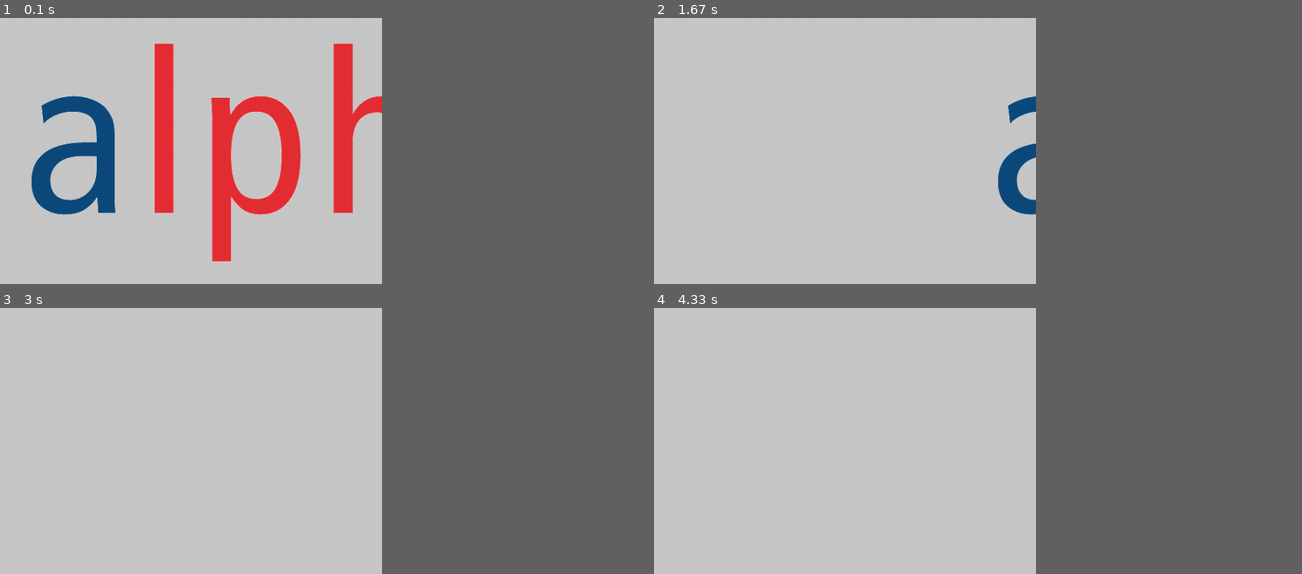
Above: before the commit, frames 1-4 (two rows, left to right).
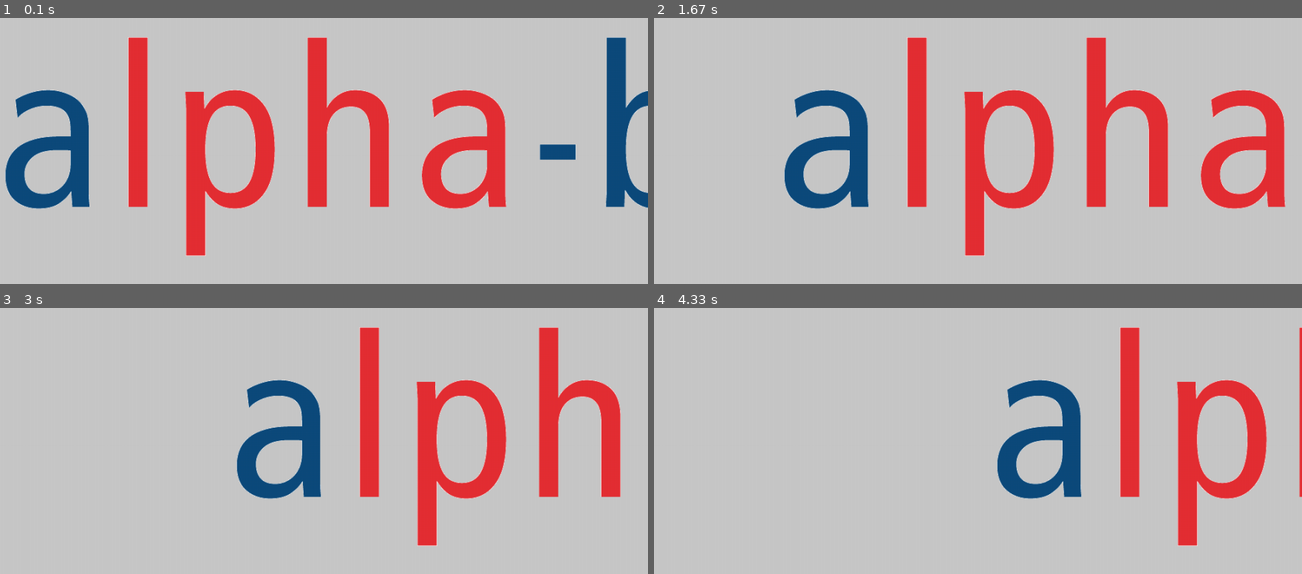
Above: after the commit, the same moments.

Repository: Mathinho/python
Game: pygame game, started from game.py
The game is run twice, just before and just after one commit, with the same random seed, the same clock (stepped at 60 frames per second) and the same inputs.
Inputs:
- Up to frame 1 (0.1 s): no input
- Up to frame 2 (1.67 s): no input
- Up to frame 3 (3 s): no input
- Up to frame 4 (4.33 s): no input
In our replay, the window is 540x360 before the commit and 900x360 after it. These sizes can differ from the game's own. Grey fills any space a smaller window leaves; there, only what the larger window draws over its background counts as a difference.

The runs differ from the first frame. In frame 1, 26% of the frame differs, in the area x 0-100%, y 7-92%; in frame 2, 17%; in frame 3, 13%; in frame 4, 9.3%.

Commit message:
minor changes

Diff:
--- a/game.py
+++ b/game.py
@@ -9,31 +9,32 @@
 FPS = 30 # frames per second setting
 fpsClock = pygame.time.Clock()
 
-DISPLAYSURF = pygame.display.set_mode((600, 400))
+DISPLAYSURF = pygame.display.set_mode((1000, 400))
+pygame.NOFRAME
 pygame.display.set_caption('Python Game')
 
 image = pygame.image.load('test.png')
-imageX = 10
-imageY = 10
+imageX = 1
+imageY = 1
 direction = 'right'
 
 while True:
     DISPLAYSURF.fill(GRAY)
 
     if direction == 'right':
-        imageX += 5
+        imageX += 2
     if imageX == 280:
         direction = 'down'
     elif direction == 'down':
-        imageY += 5
+        imageY += 2
     if imageY == 220:
         direction = 'left'
     elif direction == 'left':
-        imageX -= 5
+        imageX -= 2
     if imageX == 10:
         direction = 'up'
     elif direction == 'up':
-        imageY -= 5
+        imageY -= 2
     if imageY == 10:
         direction = 'right'
 
